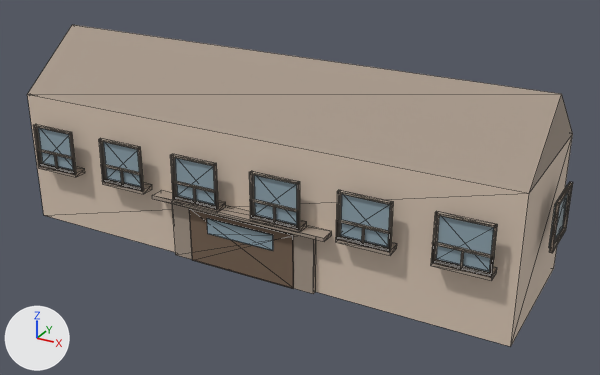
Before and after pictures for a commit that changed the glTF model public/buildings/residential_3x1_a.glb.
Camera for both pictures: a camera (50 mm lens) standing at (27.9, -25.5, 17.1) and looking at (12.2, 3.1, 2.9). The axes (+X, +Y, +Z) are drawn at lower left. The lights are the same throughout. The older version comes first. Mesh edges are drawn as thin lines. Vertices at exactly the same position are counted once.

Objects in the first picture: 'residential_3x1_a_0'.
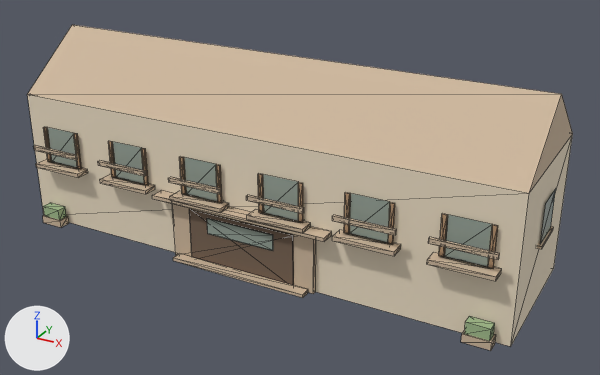
Pixel boxes (x1, y1, x2, y2) of what changed, in the pictures (600 x 375 px):
'residential_3x1_a_0', recoloured, reshaped: before (27, 25, 573, 347); after (27, 25, 573, 351)
part 1 of me_residential_3x1_a_0, added (beige): after (36, 159, 88, 178)
part 2 of me_residential_3x1_a_0, added: after (34, 145, 78, 160)
part 3 of me_residential_3x1_a_0, added (beige): after (100, 174, 155, 194)
part 4 of me_residential_3x1_a_0, added: after (98, 160, 146, 176)
part 5 of me_residential_3x1_a_0, added (beige): after (170, 191, 229, 212)
part 6 of me_residential_3x1_a_0, added: after (168, 177, 221, 194)
part 7 of me_residential_3x1_a_0, added (beige): after (247, 210, 310, 233)
part 8 of me_residential_3x1_a_0, added: after (246, 195, 304, 214)
part 9 of me_residential_3x1_a_0, added (beige): after (332, 230, 401, 256)
part 10 of me_residential_3x1_a_0, added (beige): after (332, 215, 397, 235)
part 11 of me_residential_3x1_a_0, added (beige): after (427, 252, 502, 281)
part 12 of me_residential_3x1_a_0, added (beige): after (428, 237, 500, 260)
part 13 of me_residential_3x1_a_0, added: after (537, 227, 554, 249)
part 14 of me_residential_3x1_a_0, added: after (43, 215, 69, 227)
part 15 of me_residential_3x1_a_0, added: after (461, 330, 496, 351)
part 16 of me_residential_3x1_a_0, added (beige): after (173, 253, 308, 298)
part 17 of me_residential_3x1_a_0, added: after (43, 127, 52, 162)
part 18 of me_residential_3x1_a_0, deleted: before (33, 124, 573, 281)
part 19 of me_residential_3x1_a_0, cut back: before (336, 233, 397, 255); after (43, 128, 498, 341)
part 20 of me_residential_3x1_a_0, added: after (540, 189, 556, 244)

Patch to the scene script:
```diff
--- a/public/buildings/residential_3x1_a.glb.py
+++ b/public/buildings/residential_3x1_a.glb.py
@@ mat_residential_3x1_a_wall @@
 mat_residential_3x1_a_wall = principled_material('residential_3x1_a_wall')
-mat_residential_3x1_a_wall.base_color = (0.7, 0.57, 0.46)  # beige #dac7b5
+mat_residential_3x1_a_wall.base_color = (0.83, 0.72, 0.55)  # beige #ebddc4
 mat_residential_3x1_a_wall.roughness = 0.85
@@ mat_residential_3x1_a_glass @@
 mat_residential_3x1_a_glass = principled_material('residential_3x1_a_glass')
-mat_residential_3x1_a_glass.base_color = (0.28, 0.38, 0.44)  # greyish blue #90a6b1
+mat_residential_3x1_a_glass.base_color = (0.31, 0.37, 0.32)  # grey #97a499
 mat_residential_3x1_a_glass.roughness = 0.18
@@ mat_residential_3x1_a_trim @@
 mat_residential_3x1_a_trim = principled_material('residential_3x1_a_trim')
-mat_residential_3x1_a_trim.base_color = (0.385, 0.314, 0.253)  # beige #a7988a
+mat_residential_3x1_a_trim.base_color = (0.62, 0.48, 0.34)  # beige #ceb89e
 mat_residential_3x1_a_trim.roughness = 0.85
@@ me_residential_3x1_a_0 @@
-me_residential_3x1_a_0.from_pydata(...)  # 842 vertices, 1266 faces; spans x -0.6..23.1, y -0.6..7.1, z 0.0..8.5
+me_residential_3x1_a_0.from_pydata(...)  # 442 vertices, 610 faces; spans x -0.2..22.7, y -0.6..6.7, z 0.0..8.5
+# me_residential_3x1_a_0 part 1: a new loose piece, a box spanning x 0.62..3.12, y -0.62..0.02, z 2.82..3.0, in mat_residential_3x1_a_trim (beige #ceb89e)
+# me_residential_3x1_a_0 part 2: a new loose piece, a box spanning x 0.62..3.12, y -0.62..-0.51, z 3.65..3.85, in mat_residential_3x1_a_trim (beige #ceb89e)
+# me_residential_3x1_a_0 part 3: a new loose piece, a box spanning x 4.38..6.88, y -0.62..0.02, z 2.82..3.0, in mat_residential_3x1_a_trim (beige #ceb89e)
+# me_residential_3x1_a_0 part 4: a new loose piece, a box spanning x 4.38..6.88, y -0.62..-0.51, z 3.65..3.85, in mat_residential_3x1_a_trim (beige #ceb89e)
+# me_residential_3x1_a_0 part 5: a new loose piece, a box spanning x 8.12..10.62, y -0.62..0.02, z 2.82..3.0, in mat_residential_3x1_a_trim (beige #ceb89e)
+# me_residential_3x1_a_0 part 6: a new loose piece, a box spanning x 8.12..10.62, y -0.62..-0.51, z 3.65..3.85, in mat_residential_3x1_a_trim (beige #ceb89e)
+# me_residential_3x1_a_0 part 7: a new loose piece, a box spanning x 11.88..14.38, y -0.62..0.02, z 2.82..3.0, in mat_residential_3x1_a_trim (beige #ceb89e)
+# me_residential_3x1_a_0 part 8: a new loose piece, a box spanning x 11.88..14.38, y -0.62..-0.51, z 3.65..3.85, in mat_residential_3x1_a_trim (beige #ceb89e)
+# me_residential_3x1_a_0 part 9: a new loose piece, a box spanning x 15.62..18.12, y -0.62..0.02, z 2.82..3.0, in mat_residential_3x1_a_trim (beige #ceb89e)
+# me_residential_3x1_a_0 part 10: a new loose piece, a box spanning x 15.62..18.12, y -0.62..-0.51, z 3.65..3.85, in mat_residential_3x1_a_trim (beige #ceb89e)
+# me_residential_3x1_a_0 part 11: a new loose piece, a box spanning x 19.38..21.88, y -0.62..0.02, z 2.82..3.0, in mat_residential_3x1_a_trim (beige #ceb89e)
+# me_residential_3x1_a_0 part 12: a new loose piece, a box spanning x 19.38..21.88, y -0.62..-0.51, z 3.65..3.85, in mat_residential_3x1_a_trim (beige #ceb89e)
+# me_residential_3x1_a_0 part 13: a new loose piece, a box spanning x 22.32..22.68, y 2.35..4.15, z 2.88..3.0, in mat_residential_3x1_a_trim (beige #ceb89e)
+# me_residential_3x1_a_0 part 14: a new loose piece, a box spanning x 0.55..1.65, y -0.58..-0.05, z 0.0..0.35, in mat_residential_3x1_a_trim (beige #ceb89e)
+# me_residential_3x1_a_0 part 15: a new loose piece, a box spanning x 20.85..21.95, y -0.58..-0.05, z 0.0..0.35, in mat_residential_3x1_a_trim (beige #ceb89e)
+# me_residential_3x1_a_0 part 16: a new loose piece, a box spanning x 8.1..14.4, y -0.65..-0.2, z 0.0..0.15, in mat_residential_3x1_a_trim (beige #ceb89e)
+# me_residential_3x1_a_0 part 17: a new loose piece, a box spanning x 0.885..1.075, y -0.15..-0.1, z 3.0..4.65, in mat_residential_3x1_a_sign (brown #b5936f)
+# me_residential_3x1_a_0 part 18: 99 loose pieces with 792 vertices, spanning x -0.6..23.1, y -0.6..7.1, z 2.8..4.9, are deleted
+# me_residential_3x1_a_0 part 19: 8 vertices removed from x 15.8..18.0, y -0.6..0.0, z 2.8..3.0; 128 vertices added at x 0.6..21.9, y -0.5..-0.1, z 0.3..4.7
+# me_residential_3x1_a_0 part 20: 32 vertices added at x -0.1..22.6, y 2.5..6.6, z 3.0..4.7
+# other edits to the shape of me_residential_3x1_a_0 do not show in these pictures
 me_residential_3x1_a_0.materials.append(mat_residential_3x1_a_wall)
@@ me_residential_3x1_a_0 @@
 me_residential_3x1_a_0.materials.append(mat_residential_3x1_a_door)
+me_residential_3x1_a_0.materials.append(mat_residential_3x1_a_sign)  # brown #b5936f
+me_residential_3x1_a_0.materials.append(mat_residential_3x1_a_awning)  # greyish green #a0ba8b
```
